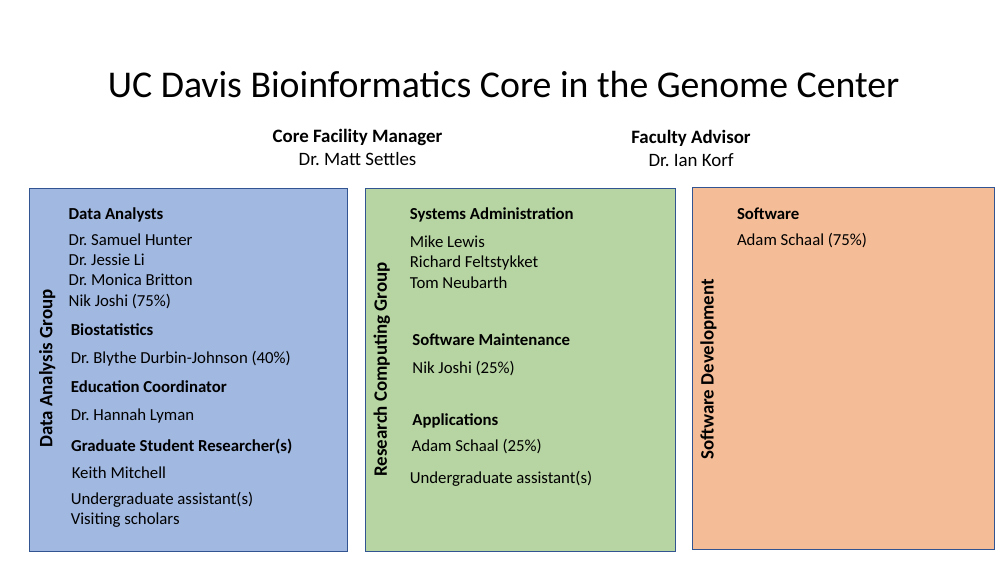
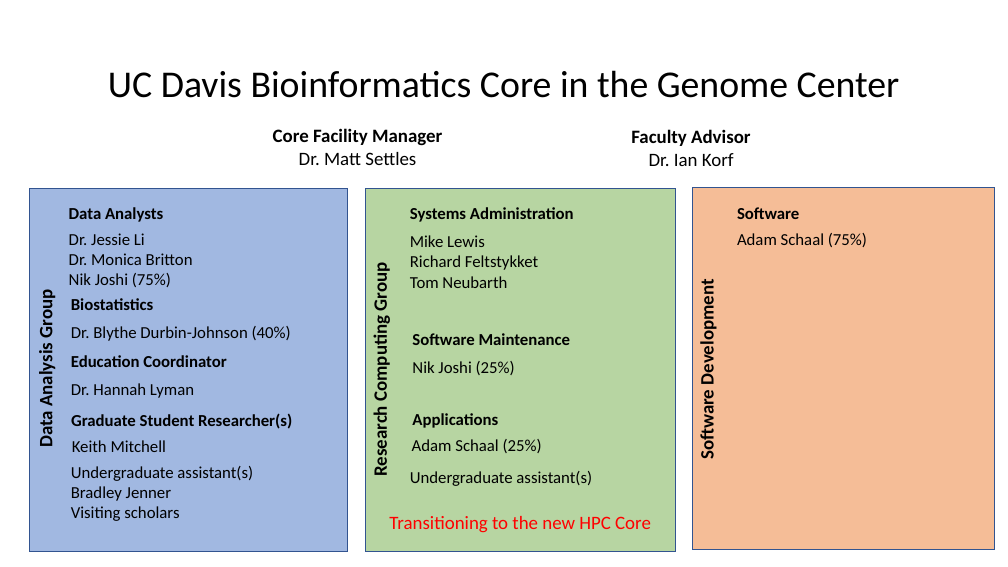
Before and after one commit to ucdavis-bioinformatics-training/ucdavis-bioinformatics-training.presentations, a slide deck: slide 1 of misc/staff.pptx. Drawn at 1008x567 pixels with LibreOffice and Linux fonts; fonts in the diff are those of the drawing. Boxes give left, top, right and bottom in pixels: in the first picture for what was removed or moved away, otherwise in the second. Text is boxed around its words. In the diff, an @@ line names an element or a change of style, - is before the commit and + after.

Commit message:
updates to presentations

```diff
--- a/misc/staff.pptx
+++ b/misc/staff.pptx
@@ text at bbox=[69, 233, 192, 245]: paragraph removed @@
-Dr. Samuel Hunter
@@ 6 texts: place and size @@
-6 texts at bbox=[71, 323, 292, 478]
+6 texts at bbox=[71, 298, 292, 452]
@@ text "Undergraduate assistant(s)": place and size @@
-text "Undergraduate assistant(s)" at bbox=[71, 492, 253, 527]
+text "Undergraduate assistant(s)" at bbox=[71, 466, 253, 521]
@@ text at bbox=[71, 486, 171, 501]: paragraph added @@
+Bradley Jenner
@@ text added at bbox=[389, 516, 651, 533], 18 pt, text #FF0000 @@
+Transitioning to the new HPC Core
```
Also in this commit, not shown: 12 other files.
